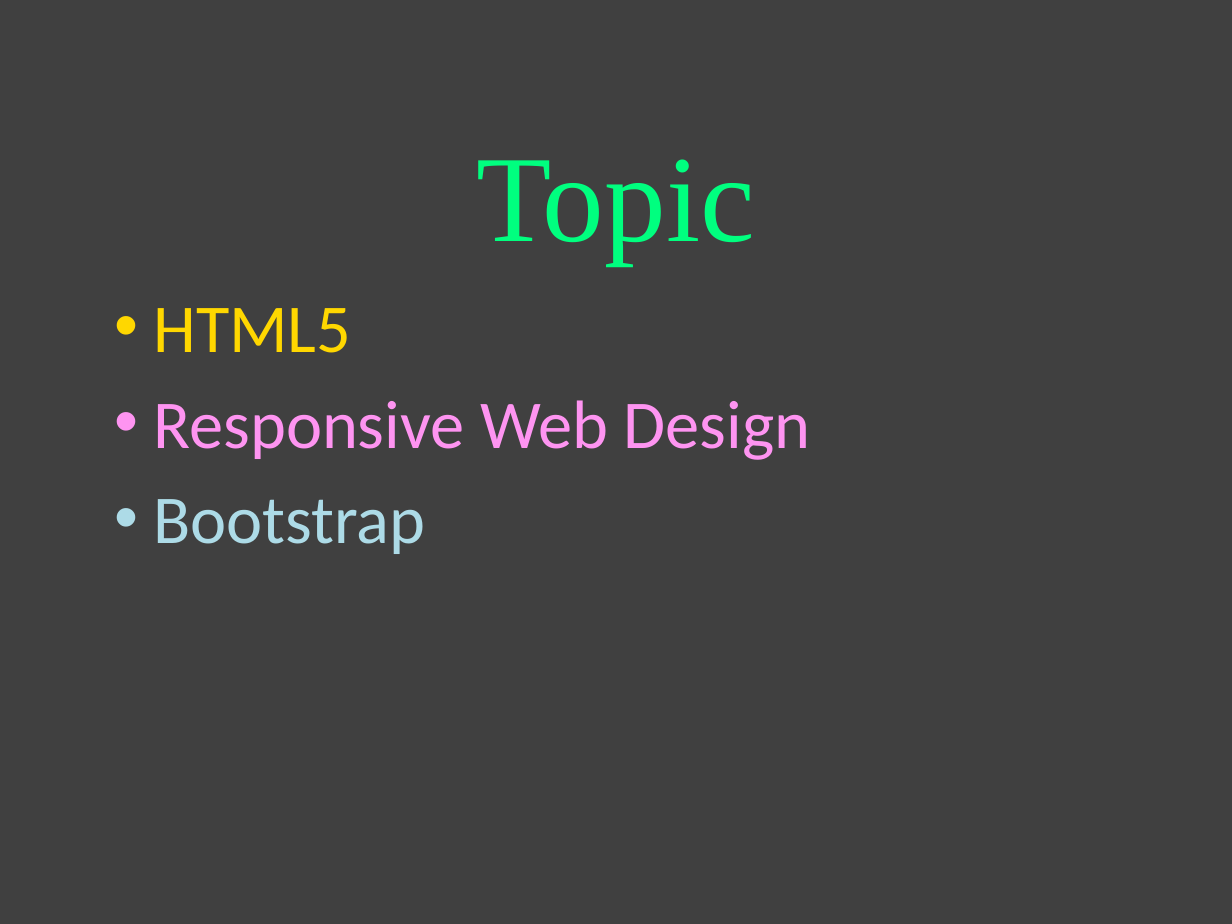
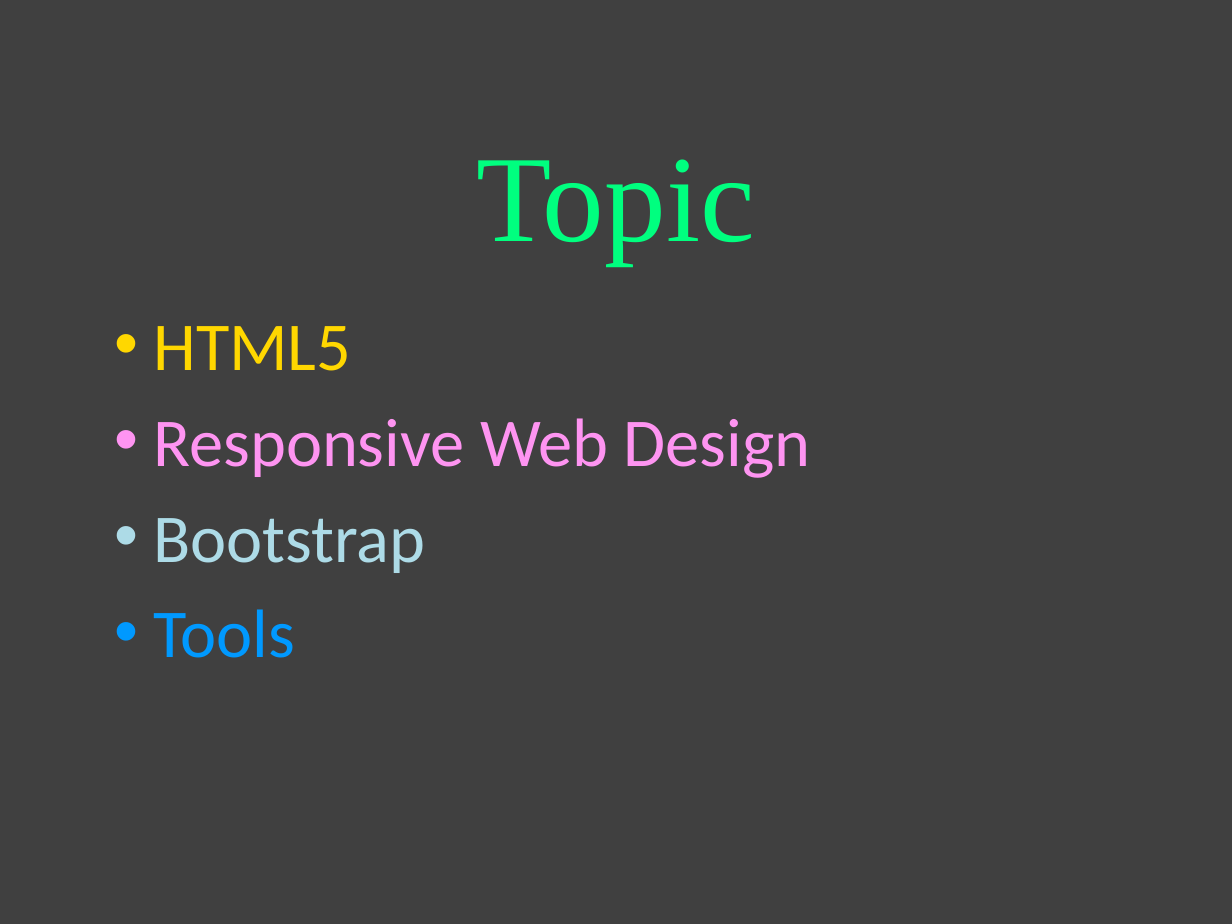
Before and after one commit to simplemx/playground, a slide deck: slide 3 of ppt/frontend.pptx. Drawn at 1232x924 pixels with LibreOffice and Linux fonts; fonts in the diff are those of the drawing. Boxes give left, top, right and bottom in pixels: in the first picture for what was removed or moved away, otherwise in the second. Text is boxed around its words. In the diff, an @@ line names an element or a change of style, - is before the commit and + after.

```diff
--- a/ppt/frontend.pptx
+++ b/ppt/frontend.pptx
@@ subtitle "HTML5" moved from (x1=153, y1=308, x2=811, y2=554) to (x1=153, y1=326, x2=811, y2=658) @@
@@ subtitle at (x1=153, y1=609, x2=295, y2=658): paragraph added @@
+• Tools
```
Also in this commit, not shown: 12 other slides changed, 49 slides added, 2 slides removed.
